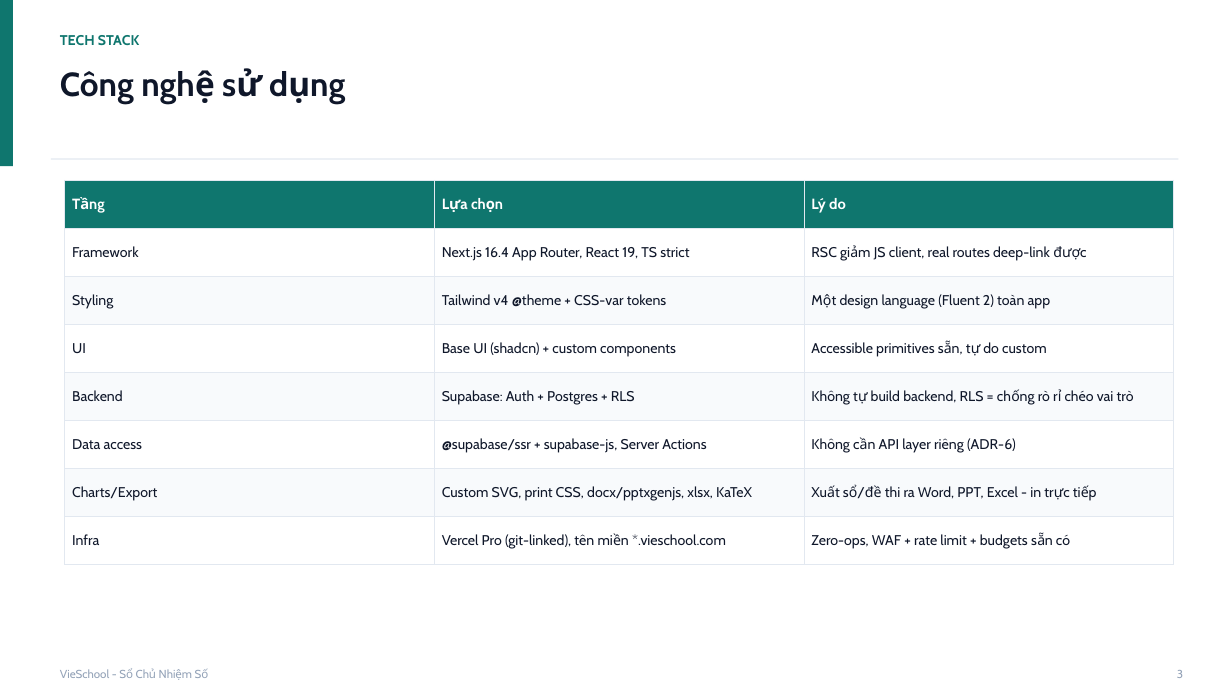
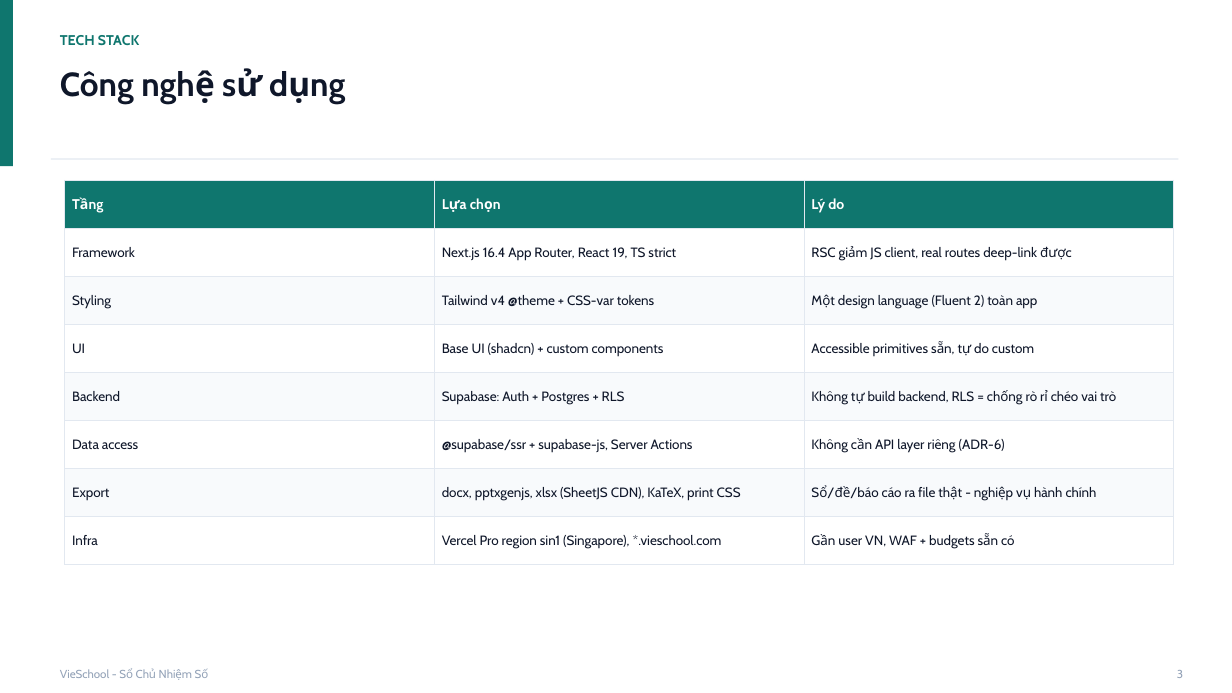
Before and after one commit to saintzzz/so-chu-nhiem-so, a slide deck: slide 4 of docs/handover/KIEN-TRUC-HE-THONG.pptx. Drawn at 1232x693 pixels with LibreOffice and Linux fonts; fonts in the diff are those of the drawing. Boxes give left, top, right and bottom in pixels: in the first picture for what was removed or moved away, otherwise in the second. Text is boxed around its words. In the diff, an @@ line names an element or a change of style, - is before the commit and + after.

```diff
--- a/docs/handover/KIEN-TRUC-HE-THONG.pptx
+++ b/docs/handover/KIEN-TRUC-HE-THONG.pptx
@@ table at [65, 180, 1174, 552] @@
-row 7: Charts/Export | Custom SVG, print CSS, docx/pptxgenjs, xlsx, KaTeX | Xuất sổ/đề thi ra Word, PPT, Excel - in trực tiếp
+row 7: Export | docx, pptxgenjs, xlsx (SheetJS CDN), KaTeX, print CSS | Sổ/đề/báo cáo ra file thật - nghiệp vụ hành chính
-row 8, column 2: Vercel Pro (git-linked), tên miền *.vieschool.com
+row 8, column 2: Vercel Pro region sin1 (Singapore), *.vieschool.com
-row 8, column 3: Zero-ops, WAF + rate limit + budgets sẵn có
+row 8, column 3: Gần user VN, WAF + budgets sẵn có
@@ size 11.5 to 11 pt in "Tầng", "Lựa chọn", "Lý do" @@
@@ size 11 to 10.5 pt in "Framework", "Next.js 16.4 App Router, React 19, TS ...", "RSC giảm JS client, real routes deep-link ...", "Styling" and 12 more places @@
```
Also in this commit, not shown: 9 other slides changed, 11 slides added, 7 slides removed, 1 other file.
